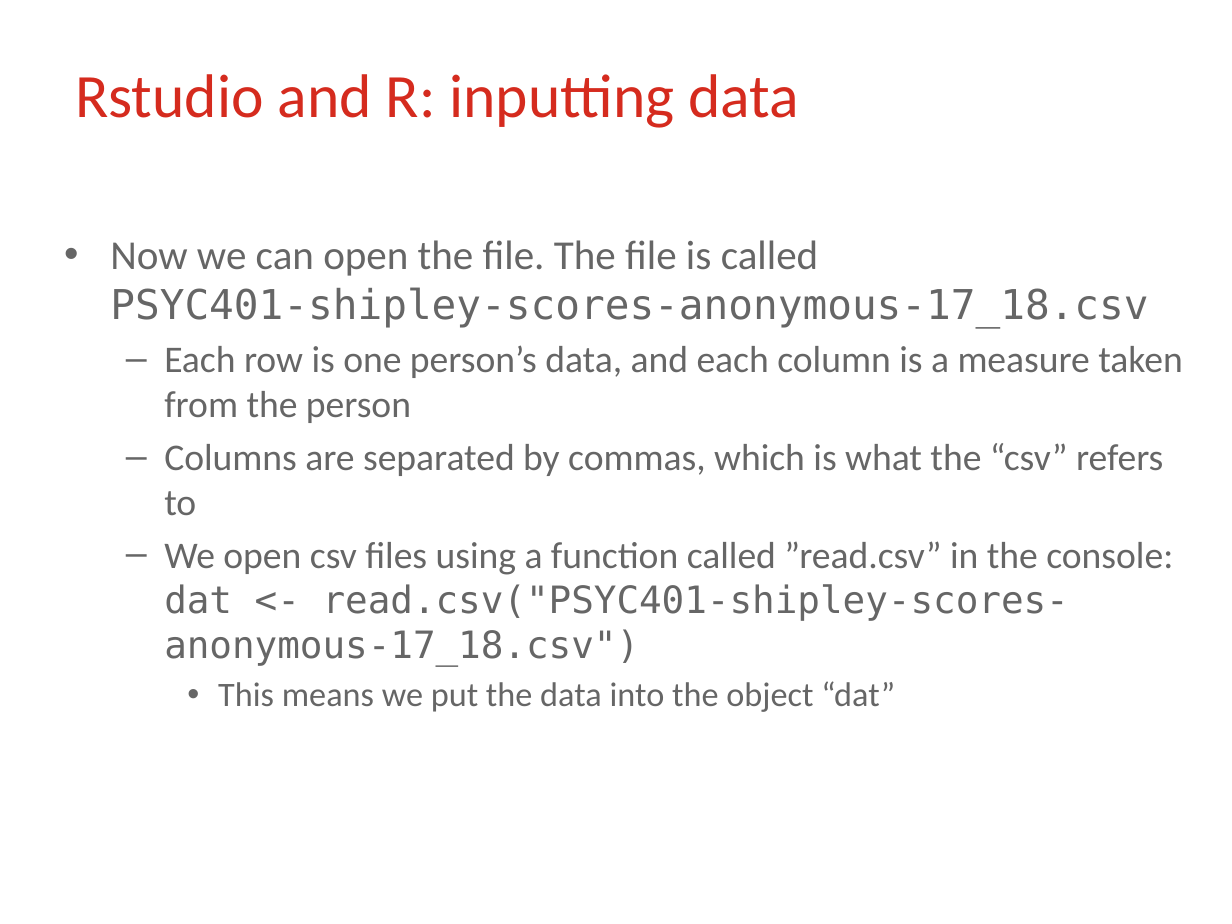
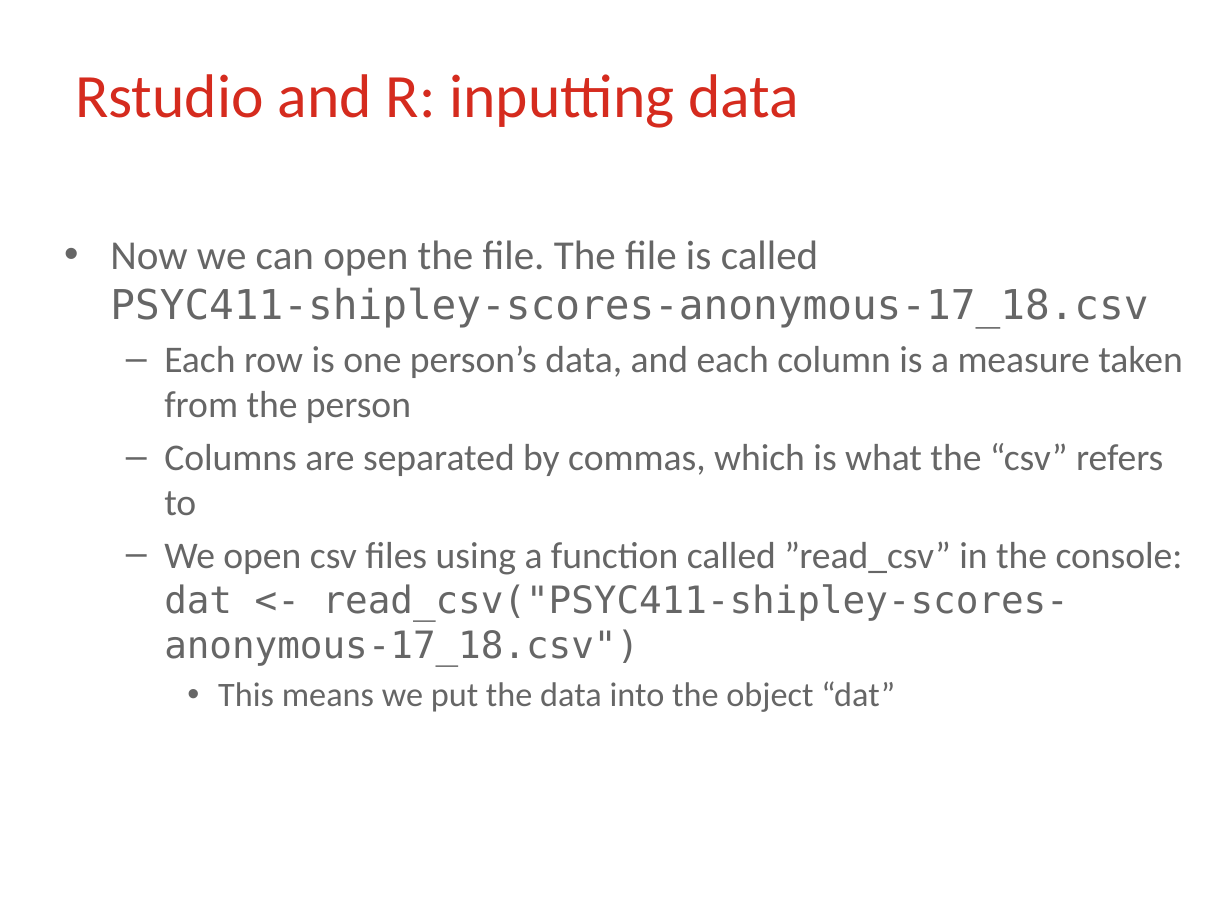
Before and after one commit to lu-psy-r/MSc, a slide deck: slide 12 of PSYC411/part1/ppt/wk2/PSYC411 Lecture week2 part3 handout.pptx. Drawn at 1232x924 pixels with LibreOffice and Linux fonts; fonts in the diff are those of the drawing; background and template pictures are left out. Boxes give left, top, right and bottom in pixels: in the first picture for what was removed or moved away, otherwise in the second. Text is boxed around its words. In the diff, an @@ line names an element or a change of style, - is before the commit and + after.

```diff
--- a/PSYC411/part1/ppt/wk2/PSYC411 Lecture week2 part3 handout.pptx
+++ b/PSYC411/part1/ppt/wk2/PSYC411 Lecture week2 part3 handout.pptx
@@ text at <box>110,240,1148,328</box>: text changed @@
-• Now we can open the file. The file is called PSYC401-shipley-scores-anonymous-17_18.csv
+• Now we can open the file. The file is called PSYC411-shipley-scores-anonymous-17_18.csv
@@ text at <box>164,541,1183,666</box>: text changed @@
-  – We open csv files using a function called ”read.csv” in the console: dat <- read.csv("PSYC401-shipley-scores-anonymous-17_18.csv")
+  – We open csv files using a function called ”read_csv” in the console: dat <- read_csv("PSYC411-shipley-scores-anonymous-17_18.csv")
```
Also in this commit, not shown: 5 other slides changed, 7 other files.
